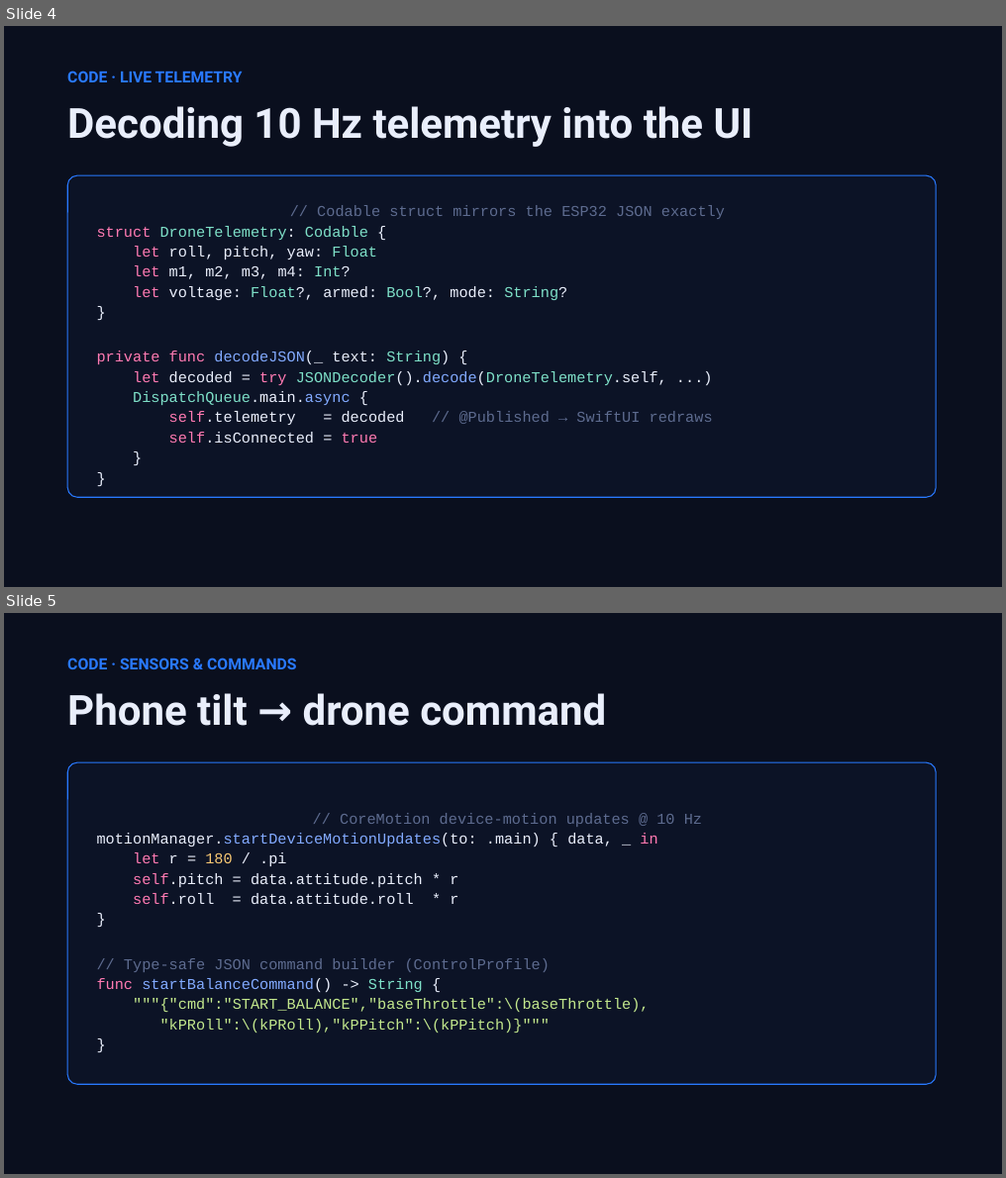
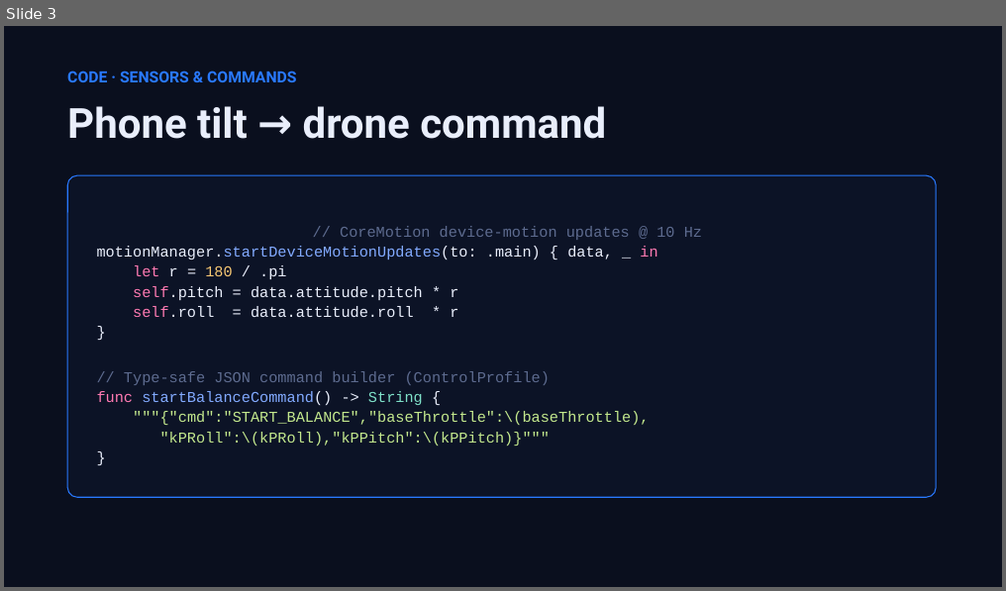
Before and after one commit to 2526-4ahitm-itp/2526-4ahitm-easypilot, a slide deck: docs/presentation-ios/EasyPilot-iOS-Overview.pptx. Shown one above the other, each under a label of ours: slides 4 and 5 before the commit, slide 3 after it. The pictures are 1006x1178 and 1006x591 pixels, drawn with LibreOffice and Linux fonts; fonts in the diff are those of the drawing. Boxes give left, top, right and bottom in pixels: in the first picture for what was removed or moved away, otherwise in the second. Text is boxed around its words. In the diff, an @@ line names an element or a change of style, - is before the commit and + after.

```diff
--- a/docs/presentation-ios/EasyPilot-iOS-Overview.pptx
+++ b/docs/presentation-ios/EasyPilot-iOS-Overview.pptx
@@ slide 4 removed at box(4, 26, 1002, 587), background #FFFFFF @@
@@ rectangle removed at box(4, 26, 1002, 587) @@
@@ text removed at box(67, 71, 243, 82) @@
-CODE · LIVE TELEMETRY
@@ text removed at box(67, 106, 753, 147) @@
-Decoding 10 Hz telemetry into the UI
@@ rounded rectangle removed at box(67, 175, 936, 497) @@
-// Codable struct mirrors the ESP32 JSON exactly
-struct DroneTelemetry: Codable {
-let roll, pitch, yaw: Float
-let m1, m2, m3, m4: Int?
-let voltage: Float?, armed: Bool?, mode: String?
-}
-private func decodeJSON(_ text: String) {
-let decoded = try JSONDecoder().decode(DroneTelemetry.self, ...)
-DispatchQueue.main.async {
-self.telemetry = decoded // @Published → SwiftUI redraws
-self.isConnected = true
-}
-}
@@ what was slide 5 is now slide 3 @@
```
Also in this commit, not shown: 2 other slides removed, 9 other files.
